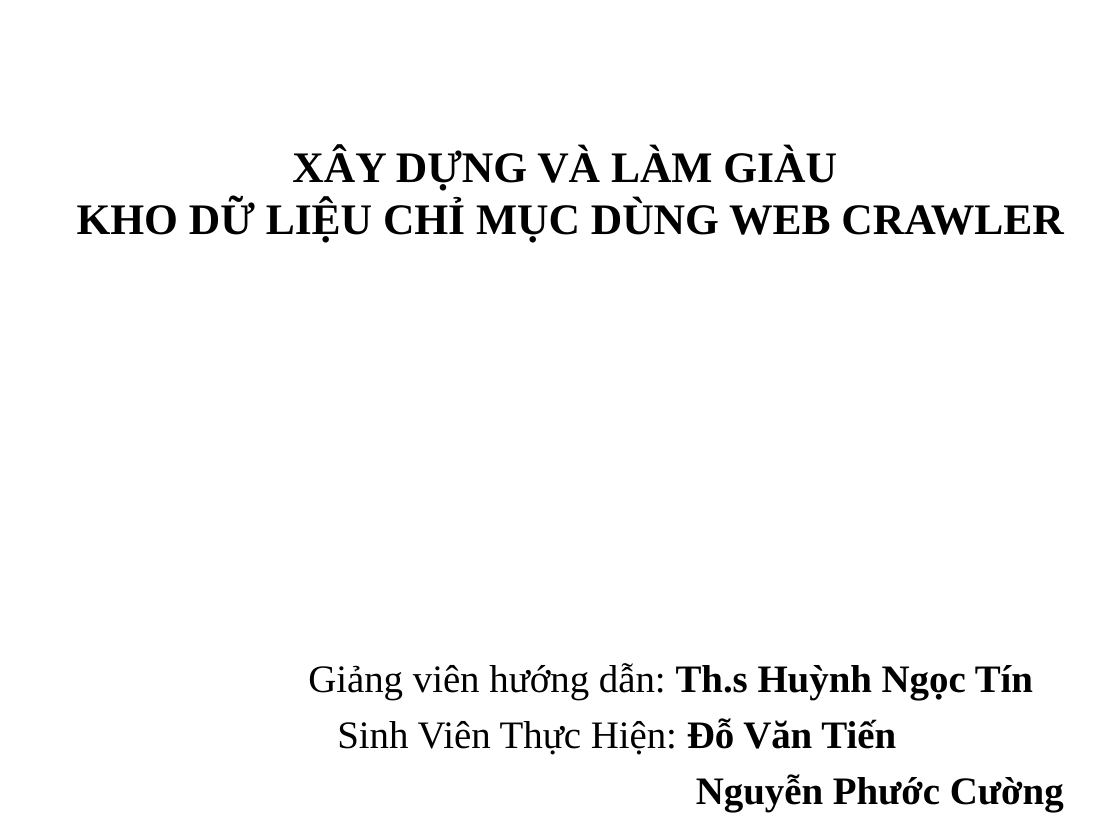
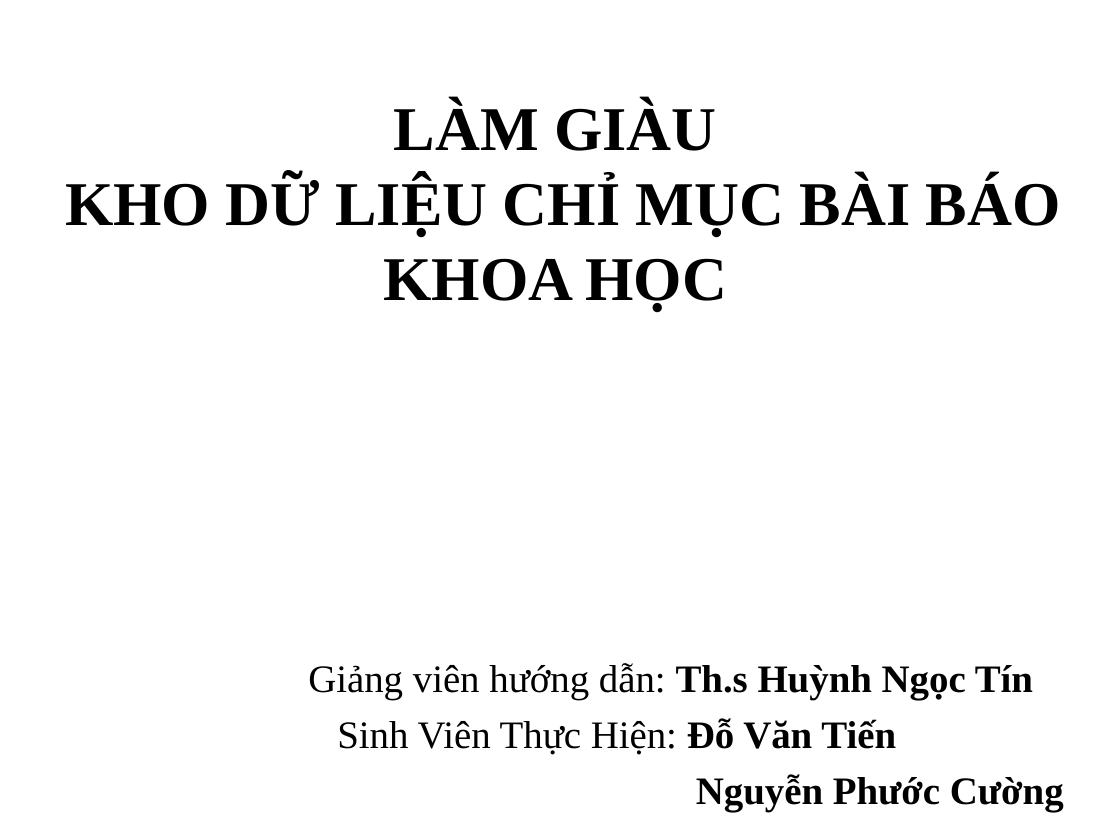
Before and after one commit to tiendv/detaitotnghiep, a slide deck: slide 1 of Report/Slide Baove/Final_slide.ppt. Drawn at 1120x840 pixels with LibreOffice and Linux fonts; fonts in the diff are those of the drawing; background and template pictures are left out. Boxes give left, top, right and bottom in pixels: in the first picture for what was removed or moved away, otherwise in the second. Text is boxed around its words. In the diff, an @@ line names an element or a change of style, - is before the commit and + after.

```diff
--- a/Report/Slide Baove/Final_slide.ppt
+++ b/Report/Slide Baove/Final_slide.ppt
@@ title at (x1=65, y1=101, x2=1061, y2=312): text changed; size 28 to 40 pt @@
-XÂY DỰNG VÀ LÀM GIÀU
-KHO DỮ LIỆU CHỈ MỤC DÙNG WEB CRAWLER
+LÀM GIÀU
+KHO DỮ LIỆU CHỈ MỤC BÀI BÁO KHOA HỌC
```
Also in this commit, not shown: 11 other slides changed, 1 slide added.
